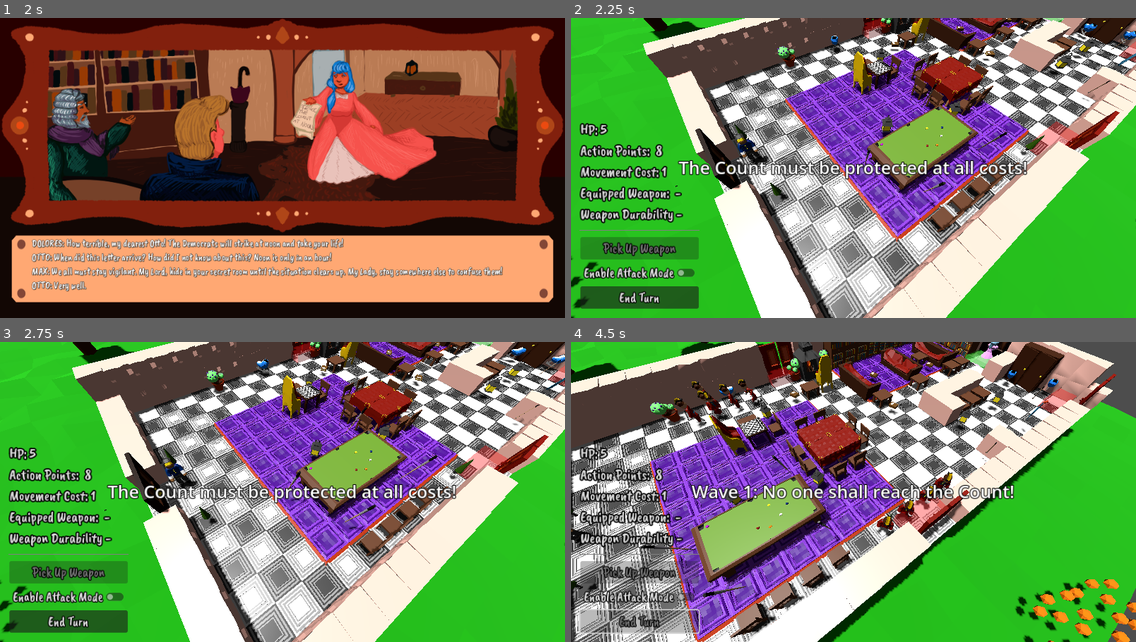
Above: before the commit, frames 1-4 (two rows, left to right).
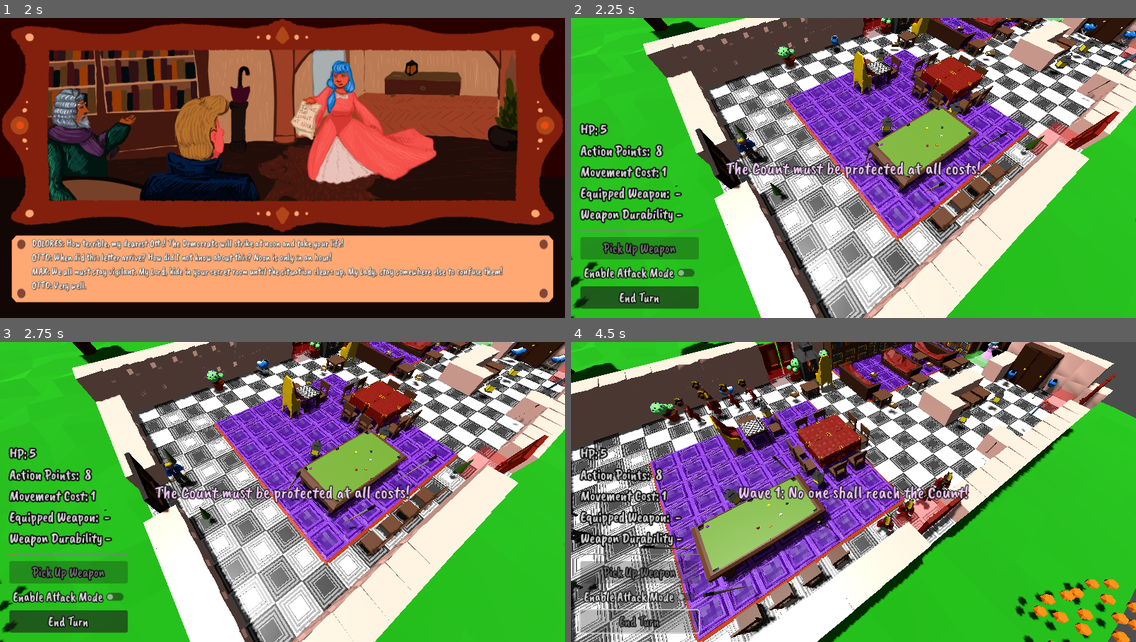
Above: after the commit, the same moments.

Repository: pinguinosod/gse_winterjam2024
Game: Godot game, scene res://main.tscn
The game is run twice, just before and just after one commit, with the same random seed, the same clock (stepped at 60 frames per second) and the same inputs.
Inputs (mouse positions are in pixels of both pictures, inside the frame that each line leads up to):
- Up to frame 1 (2 s): click (288, 285) at 0.5 s; click "OTTO: I’ve heard that with th…" at 1.25 s
- Up to frame 2 (2.25 s): click "DOLORES: How terrible, my dea…" at 2 s
- Up to frame 3 (2.75 s): no input
- Up to frame 4 (4.5 s): click "End Turn" at 2.75 s; tap Enter (end_turn) at 3.5, 3.6, 4.35 s; move the mouse to (977, 477) at 3.52 s; hold D (move_right) 3.53-4.28 s; click (977, 477) at 3.67 s; tap Space at 3.77 s; move the mouse to (740, 507) at 4.27 s; hold S (move_down) from 4.28 s (still down)

Frame 1 is identical in both runs. In frame 2, 2.1% of the frame differs, in the area x 18-81%, y 47-54%; in frame 3, 2.1%; in frame 4, 2.0%.

Commit message:
Something!

Diff:
--- a/GameManager.tscn
+++ b/GameManager.tscn
@@ -9,6 +9,7 @@
 [ext_resource type="AudioStream" uid="uid://bsvcey8kgqkuo" path="res://audio/Music/alien-xenomorph-hissing-and-growling-with-and-without-fx-22773.mp3" id="7_d3jkn"]
 [ext_resource type="AudioStream" uid="uid://cjy0qimvkpn3w" path="res://audio/Lena5.mp3" id="8_3k0v6"]
 [ext_resource type="AudioStream" uid="uid://dt3cii1fkhwh5" path="res://audio/aww_you_lose.mp3" id="8_abxix"]
+[ext_resource type="FontFile" uid="uid://7atymjsxtg21" path="res://ui_fonts/CaveatBrush-Regular.ttf" id="10_ocwak"]
 
 [node name="GameManager" type="Node3D" node_paths=PackedStringArray("enemyPoolHolder", "textDisplay")]
 script = ExtResource("1_brgg7")
@@ -30,9 +31,10 @@
 grow_horizontal = 2
 grow_vertical = 2
 size_flags_horizontal = 4
-theme_override_colors/font_color = Color(1, 1, 1, 1)
+theme_override_colors/font_color = Color(0.941176, 0.784314, 0.960784, 1)
 theme_override_colors/font_outline_color = Color(0, 0, 0, 1)
 theme_override_constants/outline_size = 5
+theme_override_fonts/font = ExtResource("10_ocwak")
 theme_override_font_sizes/font_size = 30
 text = "The Count must be protected at all costs!"
 horizontal_alignment = 1
--- a/scripts/game_manager.gd
+++ b/scripts/game_manager.gd
@@ -243,7 +243,7 @@
 	if player.current_path_index < player.pathToFollow.size():
 		return
 	playerTurn = false
-	showText("Enemy Turn", 1.5)
+	showText("Enemy Turn (Press ENTER to skip)", 3.5)
 	for enemy in occupiedEnemies:
 		enemyTurnQueue.append(enemy)
 		print("Enemy inTurn" + str(enemy.inTurn))
Not shown: 1 places in GameManager.tscn that only renumber resources
Not shown: 1 places in rooms.tscn that only renumber resources
